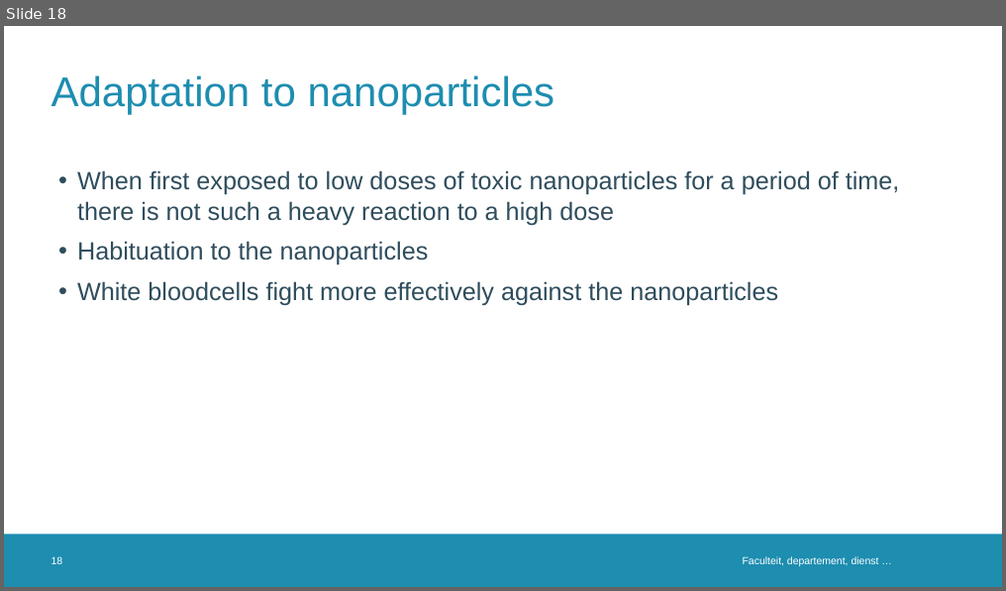
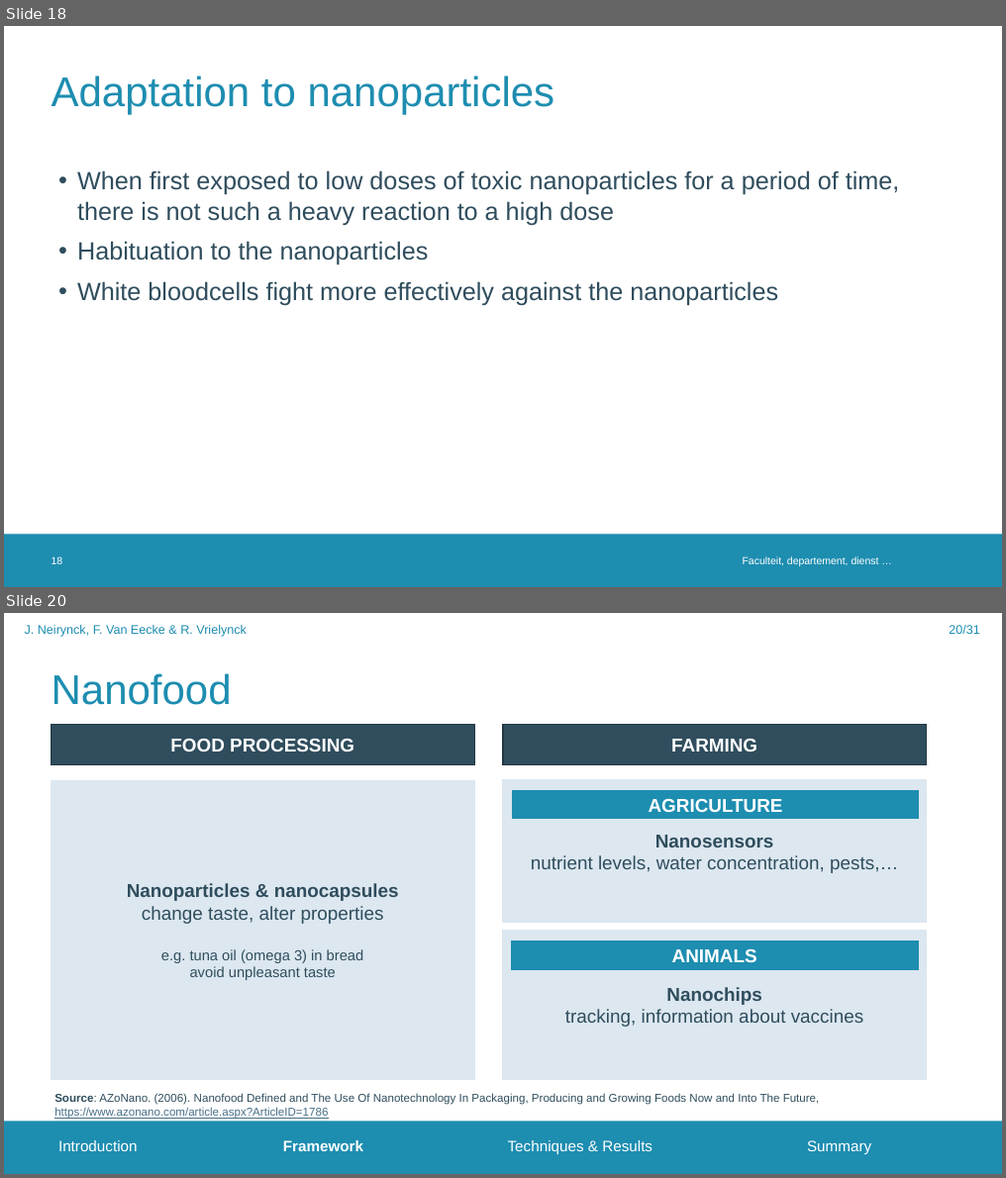
Before and after one commit to FrederikVanEecke/PresentationClusters, a slide deck: NanoparticleToxicity.pptx. Shown one above the other, each under a label of ours: slide 18 before the commit, slides 18 and 20 after it; the slides between them are not shown. The pictures are 1006x591 and 1006x1178 pixels, drawn with LibreOffice and Linux fonts; fonts in the diff are those of the drawing; background and template pictures are left out. Boxes give left, top, right and bottom in pixels: in the first picture for what was removed or moved away, otherwise in the second. Text is boxed around its words. In the diff, an @@ line names an element or a change of style, - is before the commit and + after.

```diff
--- a/NanoparticleToxicity.pptx
+++ b/NanoparticleToxicity.pptx
@@ slide 20 added at (4, 613, 1002, 1174), background #FFFFFF; not listed: 1 template element that a slide beside it also shows @@
@@ text added at (25, 625, 247, 637), 12 pt, text #1D8DB0 @@
+J. Neirynck, F. Van Eecke & R. Vrielynck
@@ page number added at (948, 625, 979, 634), 12 pt, text #1D8DB0 @@
+20/31
@@ title added at (52, 673, 232, 705), 40 pt, text #1D8DB0 @@
+Nanofood
@@ rectangle added at (52, 725, 474, 765), fill #2F4D5D, outline #233945 1 pt, 18 pt, text #FFFFFF, bold @@
+FOOD PROCESSING
@@ rectangle added at (503, 725, 927, 765), fill #2F4D5D, outline #233945 1 pt, 18 pt, text #FFFFFF, bold @@
+FARMING
@@ rectangle added at (52, 780, 474, 1080), fill #DCE7F0, outline #DCE7F0 1 pt, 18 pt, text #2F4D5D @@
+Nanoparticles & nanocapsules
+change taste, alter properties
+e.g. tuna oil (omega 3) in bread
+avoid unpleasant taste
@@ rectangle added at (503, 780, 927, 923), fill #DCE7F0, outline #DCE7F0 1 pt, 18 pt, text #2F4D5D @@
+Nanosensors
+nutrient levels, water concentration, pests,…
@@ rectangle added at (512, 790, 919, 819), fill #1D8DB0, outline #1D8DB0 1 pt, 18 pt, text #FFFFFF, bold @@
+AGRICULTURE
@@ rectangle added at (503, 931, 927, 1080), fill #DCE7F0, outline #DCE7F0 1 pt, 18 pt, text #2F4D5D @@
+Nanochips
+tracking, information about vaccines
@@ rectangle added at (512, 942, 918, 970), fill #1D8DB0, outline #1D8DB0 1 pt, 18 pt, text #FFFFFF, bold @@
+ANIMALS
@@ text added at (54, 1093, 820, 1119), 11 pt, text #2F4D5D @@
+Source: AZoNano. (2006). Nanofood Defined and The Use Of Nanotechnology In Packaging, Producing and Growing Foods Now and Into The Future, https://www.azonano.com/article.aspx?ArticleID=1786
@@ text added at (58, 1141, 871, 1155), 14.5 pt, text #FFFFFF @@
+Introduction Framework Techniques & Results Summary
```
Also in this commit, not shown: 1 slide changed, 1 other slide added.
